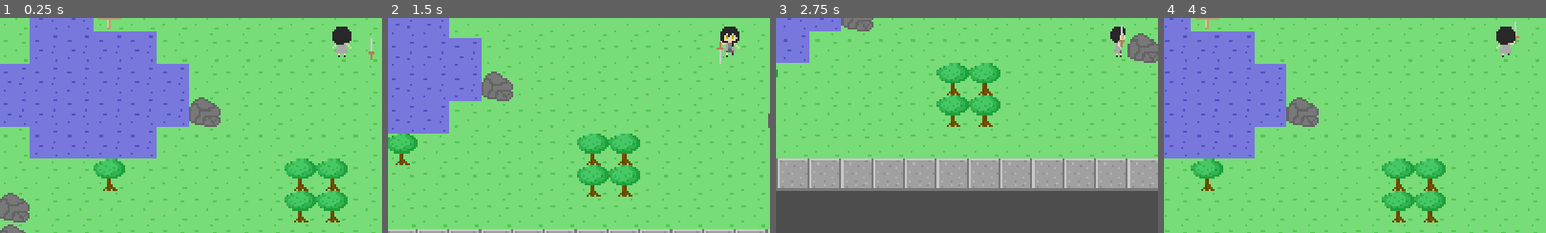
Above: before the commit, frames 1-4 (left to right).
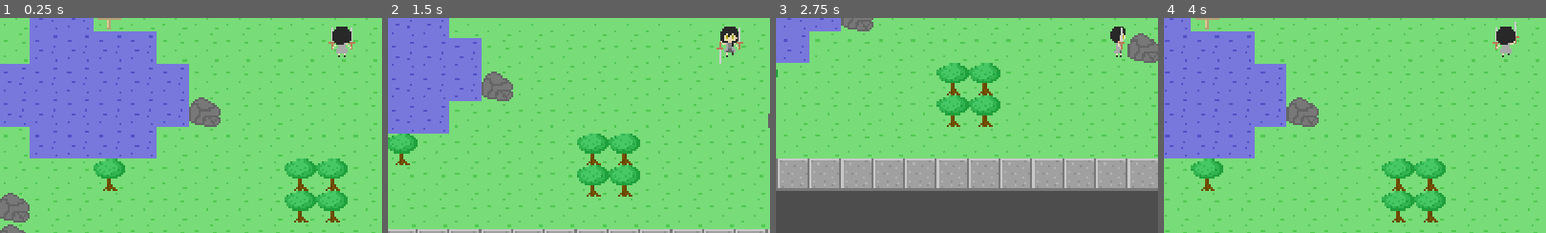
Above: after the commit, the same moments.

Repository: ktmage/test_game
Game: Godot game, scene res://main.tscn
Two runs of this game, one before a commit and one after it. Both use one fixed random seed, a clock stepped at 60 frames per second and the inputs below.
Inputs (mouse positions are % of the whole screen's width and height, from its top left):
- Up to frame 1 (0.25 s): no input
- Up to frame 2 (1.5 s): tap Enter at 0.5 s; move the mouse to (32, 30) at 0.52 s; press the mouse at (32, 30) at 0.53 s; hold Right (ui_right) 0.53-1.28 s; move the mouse to (30, 55) at 1.27 s; release the mouse at (30, 55) at 1.28 s; hold Down (ui_down) from 1.28 s (still down); click (30, 55) at 1.35 s
- Up to frame 3 (2.75 s): move the mouse to (60, 28) at 2.02 s; release Down (ui_down) at 2.03 s; press the mouse at (60, 28) at 2.03 s; hold Right (ui_right) from 2.03 s (still down)
- Up to frame 4 (4 s): move the mouse to (45, 70) at 2.77 s; release Right (ui_right) at 2.78 s; release the mouse at (45, 70) at 2.78 s; hold Up (ui_up) 2.78-3.53 s; click (45, 70) at 2.85 s; move the mouse to (80, 65) at 3.52 s; press the mouse at (80, 65) at 3.53 s; hold Left (ui_left) from 3.53 s (still down)
The pictures show only the part of the screen within x 5-55%, y 45-95%; the shares and areas given below are measured in that part.

The runs differ from the first frame. In frame 1, 0.2% of the frame differs, in the area x 86-98%, y 4-20%; in frame 2, less than 0.1%; in frame 3, less than 0.1%; in frame 4, less than 0.1%.

Commit message:
[update] : 左手にも持てるようにした

Diff:
--- /dev/null
+++ b/component/com_equipment/com_equipment.gd
@@ -0,0 +1,92 @@
+extends Node2D
+class_name com_equipment
+
+@export var inst_main_equipment: PackedScene
+@export var inst_sub_equipment: PackedScene
+
+@export_category("main_hand_position")
+@export_group("idle_pos")
+@export var grip_main_up: Vector2
+@export var grip_main_down: Vector2
+@export var grip_main_left: Vector2
+@export var grip_main_right: Vector2
+@export_group("action_pos")
+@export var action_grip_up: Vector2
+@export var action_grip_down: Vector2
+@export var action_grip_left: Vector2
+@export var action_grip_right: Vector2
+@export_category("sub_hand_position")
+@export_group("idle_pos")
+@export var grip_sub_up: Vector2
+@export var grip_sub_down: Vector2
+@export var grip_sub_left: Vector2
+@export var grip_sub_right: Vector2
+var main_equipment: Sprite2D
+var sub_equipment: Sprite2D
+
+# Called when the node enters the scene tree for the first time.
+func _ready():
+	set_equipment()
+
+
+# Called every frame. 'delta' is the elapsed time since the previous frame.
+func _process(delta):
+	pass
+
+
+func set_equipment() -> void:
+	if inst_main_equipment:
+		main_equipment = inst_main_equipment.instantiate()
+		$main_hand.add_child(main_equipment)
+		$main_hand.position = Vector2(10,1)
+	if inst_sub_equipment:
+		sub_equipment = inst_sub_equipment.instantiate()
+		$sub_hand.add_child(sub_equipment)
+		$sub_hand.position = Vector2(-10,1)
+
+
+func direction_chenge(facing: int) -> void:
+	$main_hand.rotation = deg_to_rad(0)
+	if facing == 0:
+		$main_hand.position = grip_main_up
+		$main_hand.z_index = 0
+		$sub_hand.position = grip_sub_up
+		$sub_hand.z_index = 0
+	if facing == 1:
+		$main_hand.position = grip_main_down
+		$main_hand.z_index = 2
+		$sub_hand.position = grip_sub_down
+		$sub_hand.z_index = 2
+	if facing == 2:
+		$main_hand.position = grip_main_left
+		$main_hand.z_index = 0
+		$sub_hand.position = grip_sub_left
+		$sub_hand.z_index = 2
+	if facing == 3:
+		$main_hand.position = grip_main_right
+		$main_hand.z_index = 2
+		$sub_hand.position = grip_sub_right
+		$sub_hand.z_index = 0
+	else:
+		pass
+
+func action(facing: int) -> void:
+
+	if facing == 0:
+		$main_hand.position = action_grip_up
+		$main_hand.z_index = 0
+		$main_hand.rotation = deg_to_rad(0)
+	if facing == 1:
+		$main_hand.position = action_grip_down
+		$main_hand.z_index = 2
+		$main_hand.rotation = deg_to_rad(180)
+	if facing == 2:
+		$main_hand.position = action_grip_left
+		$main_hand.z_index = 0
+		$main_hand.rotation = deg_to_rad(270)
+	if facing == 3:
+		$main_hand.position = action_grip_right
+		$main_hand.z_index = 2
+		$main_hand.rotation = deg_to_rad(90)
+	else:
+		pass
--- /dev/null
+++ b/component/com_equipment/com_equipment.tscn
@@ -0,0 +1,10 @@
+[gd_scene load_steps=2 format=3 uid="uid://cqg2iojf2nmu8"]
+
+[ext_resource type="Script" path="res://component/com_equipment/com_equipment.gd" id="1_463ty"]
+
+[node name="com_equipment" type="Node2D"]
+script = ExtResource("1_463ty")
+
+[node name="main_hand" type="Node2D" parent="."]
+
+[node name="sub_hand" type="Node2D" parent="."]
--- a/component/com_equipment_position/com_equipment_position.gd
+++ /dev/null
@@ -1,72 +0,0 @@
-extends Node2D
-class_name com_equipment_position
-
-@export var inst_equipment: PackedScene
-
-@export_category("hand_position")
-@export_group("idle_pos")
-@export var grip_pos_up: Vector2
-@export var grip_pos_down: Vector2
-@export var grip_pos_left: Vector2
-@export var grip_pos_right: Vector2
-@export_group("action_pos")
-@export var action_pos_up: Vector2
-@export var action_pos_down: Vector2
-@export var action_pos_left: Vector2
-@export var action_pos_right: Vector2
-
-var equipment: Sprite2D
-
-# Called when the node enters the scene tree for the first time.
-func _ready():
-	set_equipment()
-
-
-# Called every frame. 'delta' is the elapsed time since the previous frame.
-func _process(delta):
-	pass
-
-
-func set_equipment() -> void:
-	equipment = inst_equipment.instantiate()
-	add_child(equipment)
-	equipment.position = Vector2(10,1)
-
-
-func direction_chenge(facing: int) -> void:
-	rotation = deg_to_rad(0)
-	if facing == 0:
-		position = grip_pos_up
-		z_index = 0
-	if facing == 1:
-		position = grip_pos_down
-		z_index = 2
-	if facing == 2:
-		position = grip_pos_left
-		z_index = 0
-	if facing == 3:
-		position = grip_pos_right
-		z_index = 2
-	else:
-		pass
-
-func action(facing: int) -> void:
-	equipment.position = equipment.grip_pos
-	if facing == 0:
-		position = action_pos_up
-		z_index = 0
-		rotation = deg_to_rad(0)
-	if facing == 1:
-		position = action_pos_down
-		z_index = 2
-		rotation = deg_to_rad(180)
-	if facing == 2:
-		position = action_pos_left
-		z_index = 0
-		rotation = deg_to_rad(270)
-	if facing == 3:
-		position = action_pos_right
-		z_index = 2
-		rotation = deg_to_rad(90)
-	else:
-		pass
--- a/component/com_equipment_position/com_equipment_position.tscn
+++ /dev/null
@@ -1,6 +0,0 @@
-[gd_scene load_steps=2 format=3 uid="uid://cqg2iojf2nmu8"]
-
-[ext_resource type="Script" path="res://component/com_equipment_position/com_equipment_position.gd" id="1_463ty"]
-
-[node name="com_equipment_position" type="Node2D"]
-script = ExtResource("1_463ty")
--- a/entity/equipment/equipment.gd
+++ b/entity/equipment/equipment.gd
@@ -5,14 +5,10 @@
 @export var attack: int
 @export var defense: int
 
-@export_category("grip_pos")
-@export var grip_pos: Vector2
-@export var grip_ang: int
-
 
 # Called when the node enters the scene tree for the first time.
 func _ready():
-	print("ready!!!!!!!!!!!!!")
+	pass
 
 
 # Called every frame. 'delta' is the elapsed time since the previous frame.
--- a/entity/equipment/sword/sword.tscn
+++ b/entity/equipment/sword/sword.tscn
@@ -7,4 +7,3 @@
 position = Vector2(0, -4)
 texture = ExtResource("2_mbtkh")
 script = ExtResource("1_7nkmo")
-grip_pos = Vector2(0, -4)
--- a/entity/player/player.gd
+++ b/entity/player/player.gd
@@ -39,7 +39,8 @@
 	move_and_slide()
 
 	if chara_condition == "moving" or chara_condition == "idle":
-		$com_equipment_position.direction_chenge(chara_vector)
+		$com_equipment.direction_chenge(chara_vector)
+		pass
 
 func vector_ctrl(_velocity):
 	if chara_condition != "action":
@@ -98,7 +99,7 @@
 
 func action():#武器を使う(?)
 		chara_condition = "action"
-		$com_equipment_position.action(chara_vector)
+		$com_equipment.action(chara_vector)
 		var timer = get_tree().create_timer(0.5)
 		timer.connect("timeout", func(): chara_condition = "idle")
 
--- a/entity/player/player.tscn
+++ b/entity/player/player.tscn
@@ -3,7 +3,7 @@
 [ext_resource type="Script" path="res://entity/player/player.gd" id="1_rghen"]
 [ext_resource type="PackedScene" uid="uid://cjktn4bhs12by" path="res://entity/player/chara_texture1.tscn" id="2_bq0up"]
 [ext_resource type="Script" path="res://component/com_status/com_status.gd" id="3_k78bq"]
-[ext_resource type="Script" path="res://component/com_equipment_position/com_equipment_position.gd" id="4_oqppm"]
+[ext_resource type="PackedScene" uid="uid://cqg2iojf2nmu8" path="res://component/com_equipment/com_equipment.tscn" id="4_lm53f"]
 [ext_resource type="PackedScene" uid="uid://2fdxwpd5tqdd" path="res://entity/equipment/sword/sword.tscn" id="5_qtvry"]
 
 [sub_resource type="RectangleShape2D" id="RectangleShape2D_i3f6q"]
@@ -22,19 +22,23 @@
 
 [node name="chara_texture" parent="." instance=ExtResource("2_bq0up")]
 z_index = 2
-frame = 15
+frame = 13
 
 [node name="com_status" type="Node" parent="."]
 script = ExtResource("3_k78bq")
 
-[node name="com_equipment_position" type="Node2D" parent="."]
-script = ExtResource("4_oqppm")
-inst_equipment = ExtResource("5_qtvry")
-grip_pos_up = Vector2(5, 4)
-grip_pos_down = Vector2(-5, 4)
-grip_pos_left = Vector2(-2, 3)
-grip_pos_right = Vector2(2, 3)
-action_pos_up = Vector2(5, 1)
-action_pos_down = Vector2(-5, 1)
-action_pos_left = Vector2(-4, 1)
-action_pos_right = Vector2(4, 1)
+[node name="com_equipment" parent="." instance=ExtResource("4_lm53f")]
+inst_main_equipment = ExtResource("5_qtvry")
+inst_sub_equipment = ExtResource("5_qtvry")
+grip_main_up = Vector2(5, 4)
+grip_main_down = Vector2(-5, 4)
+grip_main_left = Vector2(-2, 4)
+grip_main_right = Vector2(2, 4)
+action_grip_up = Vector2(5, 1)
+action_grip_down = Vector2(-5, 1)
+action_grip_left = Vector2(-4, 2)
+action_grip_right = Vector2(4, 2)
+grip_sub_up = Vector2(-5, 4)
+grip_sub_down = Vector2(5, 4)
+grip_sub_left = Vector2(-2, 4)
+grip_sub_right = Vector2(2, 4)
